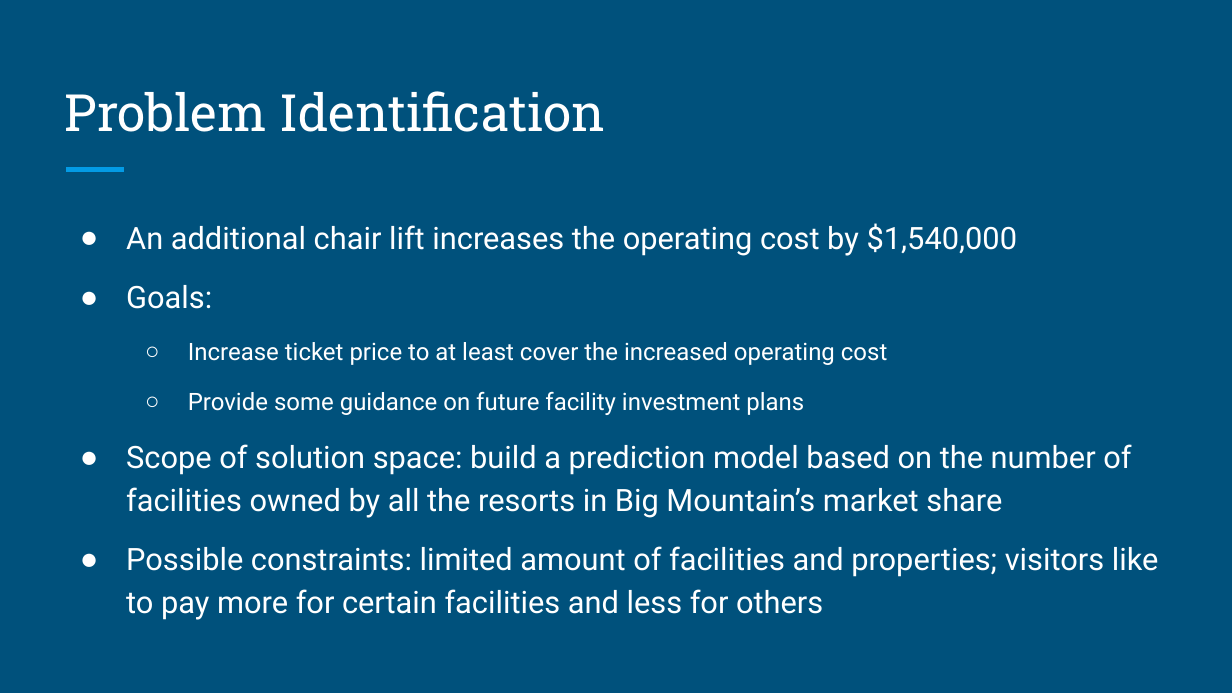
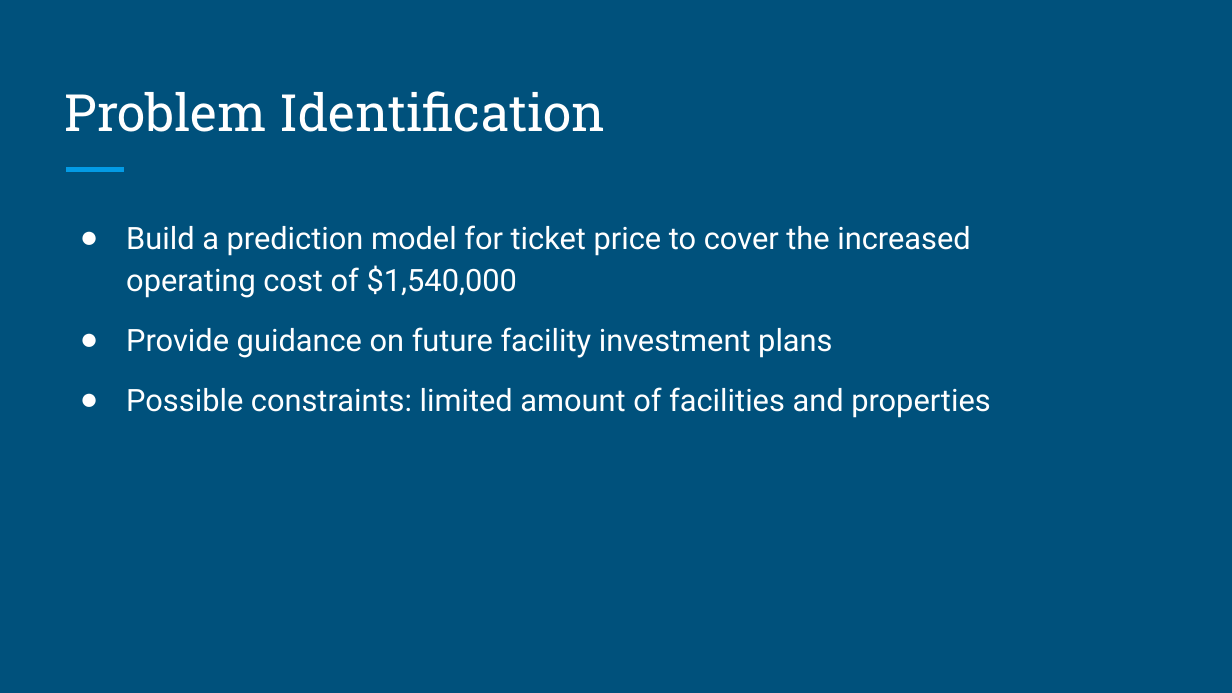
Before and after one commit to huang1228/DataScienceGuidedCapstone, a slide deck: slide 1 of Guided_Capstone_Slide.pptx. Drawn at 1232x693 pixels with LibreOffice and Linux fonts; fonts in the diff are those of the drawing. Boxes give left, top, right and bottom in pixels: in the first picture for what was removed or moved away, otherwise in the second. Text is boxed around its words. In the diff, an @@ line names an element or a change of style, - is before the commit and + after.

```diff
--- a/Guided_Capstone_Slide.pptx
+++ b/Guided_Capstone_Slide.pptx
@@ text at <box>126,225,990,418</box>: text changed @@
-● An additional chair lift increases the operating cost by $1,540,000
-● Goals:
-  ○ Increase ticket price to at least cover the increased operating cost
-  ○ Provide some guidance on future facility investment plans
-● Scope of solution space: build a prediction model based on the number of facilities owned by all the resorts in Big Mountain’s market share
-● Possible constraints: limited amount of facilities and properties; visitors like to pay more for certain facilities and less for others
+● Build a prediction model for ticket price to cover the increased operating cost of $1,540,000
+● Provide guidance on future facility investment plans
+● Possible constraints: limited amount of facilities and properties
```
Also in this commit, not shown: 4 other slides changed.
